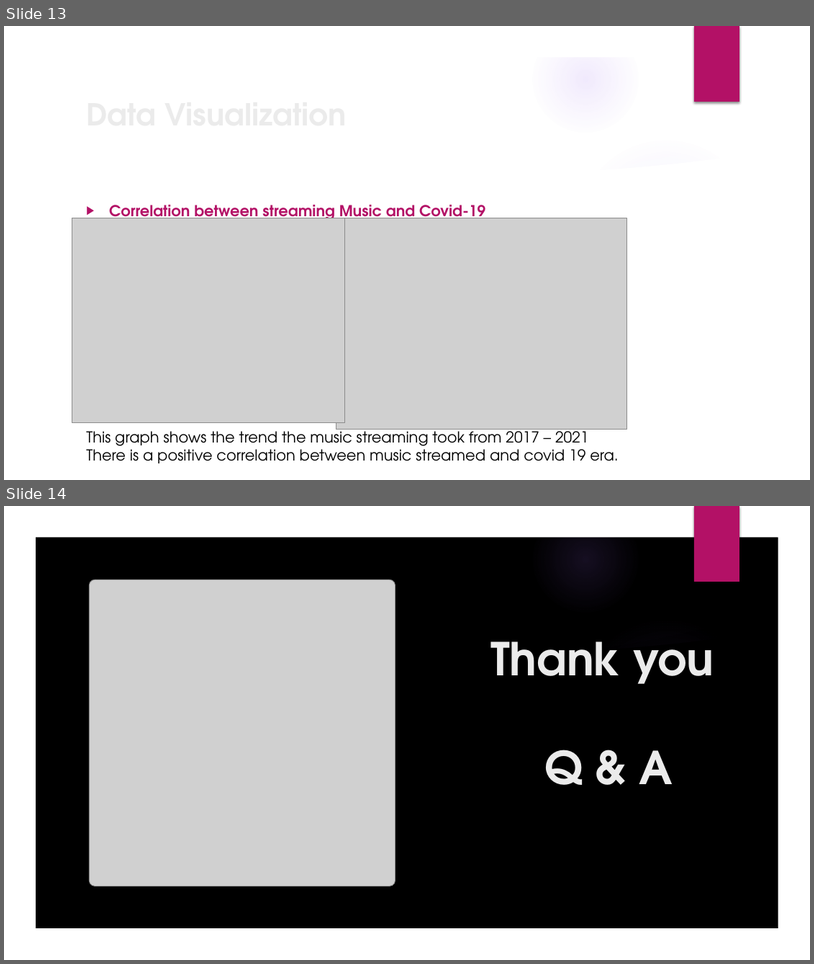
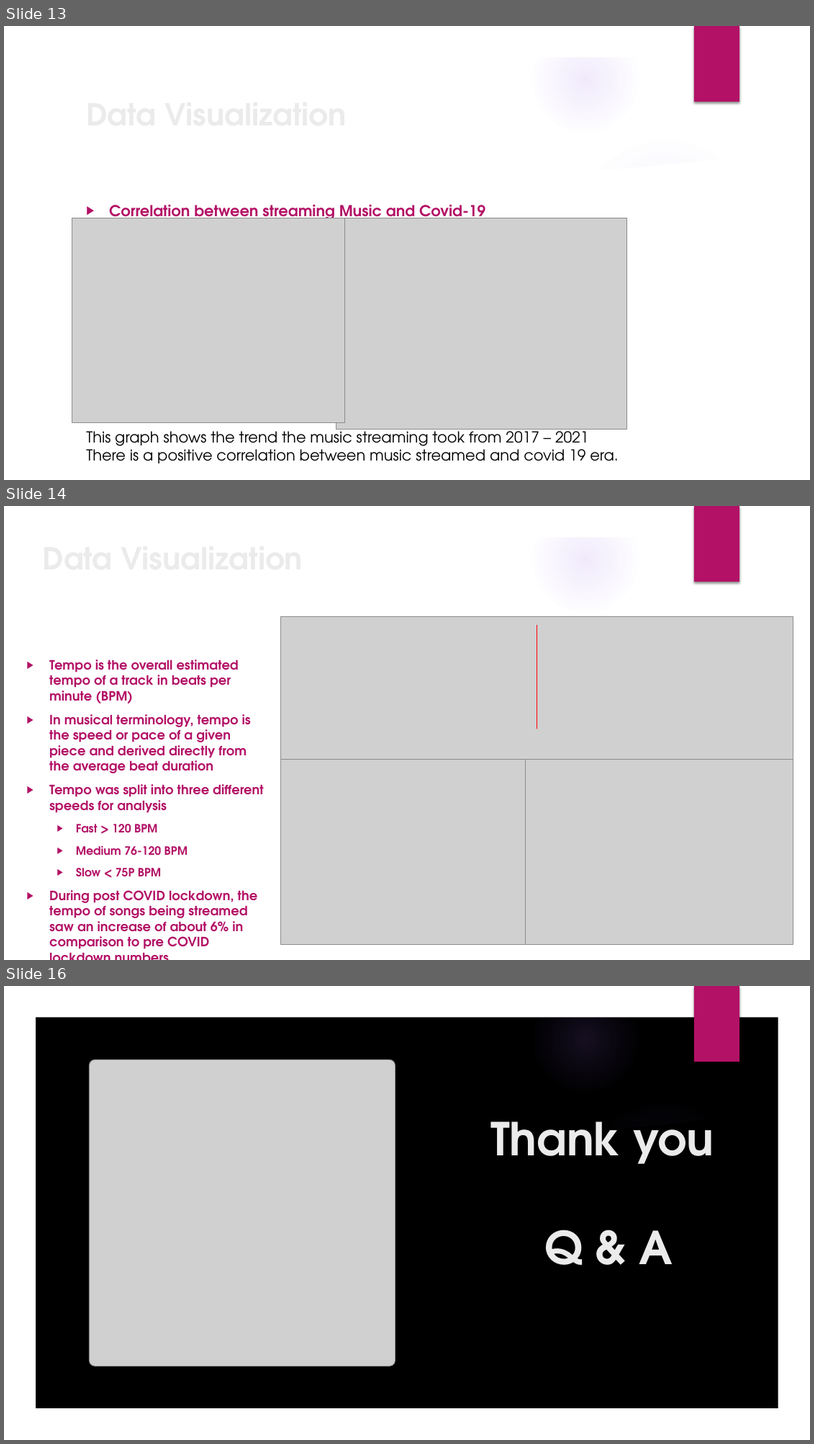
Before and after one commit to The-Music-Notes/Music_Data, a slide deck: Music Notes 2024.pptx. Shown one above the other, each under a label of ours: slides 13 and 14 before the commit, slides 13, 14 and 16 after it; the slides between them are not shown. The pictures are 814x964 and 814x1444 pixels, drawn with LibreOffice and Linux fonts; fonts in the diff are those of the drawing; grey boxes stand for pictures; background and template pictures are left out. Boxes give left, top, right and bottom in pixels: in the first picture for what was removed or moved away, otherwise in the second. Text is boxed around its words. In the diff, an @@ line names an element or a change of style, - is before the commit and + after.

```diff
--- a/Music Notes 2024.pptx
+++ b/Music Notes 2024.pptx
@@ slide 14 added at box(4, 506, 810, 960), background picture (left out); not listed: 9 template elements that a slide beside it also shows @@
@@ title added at box(36, 534, 616, 581), 36 pt, text #EBEBEB, bold @@
+Data Visualization
@@ picture added at box(281, 617, 794, 759) @@
@@ line added from (538, 728) to (538, 626), #FF0000 0.75 pt @@
@@ text added at box(49, 659, 263, 949), 15.3 pt, text #B31166, bold @@
+▶ Tempo is the overall estimated tempo of a track in beats per minute (BPM)
+▶ In musical terminology, tempo is the speed or pace of a given piece and derived directly from the average beat duration
+▶ Tempo was split into three different speeds for analysis
+  ▶ Fast > 120 BPM
+  ▶ Medium 76-120 BPM
+  ▶ Slow < 75P BPM
+▶ During post COVID lockdown, the tempo of songs being streamed saw an increase of about 6% in comparison to pre COVID lockdown numbers
@@ picture added at box(281, 759, 525, 944) @@
@@ picture added at box(525, 759, 794, 944) @@
@@ what was slide 14 is now slide 16 @@
```
Also in this commit, not shown: 1 other slide added.
